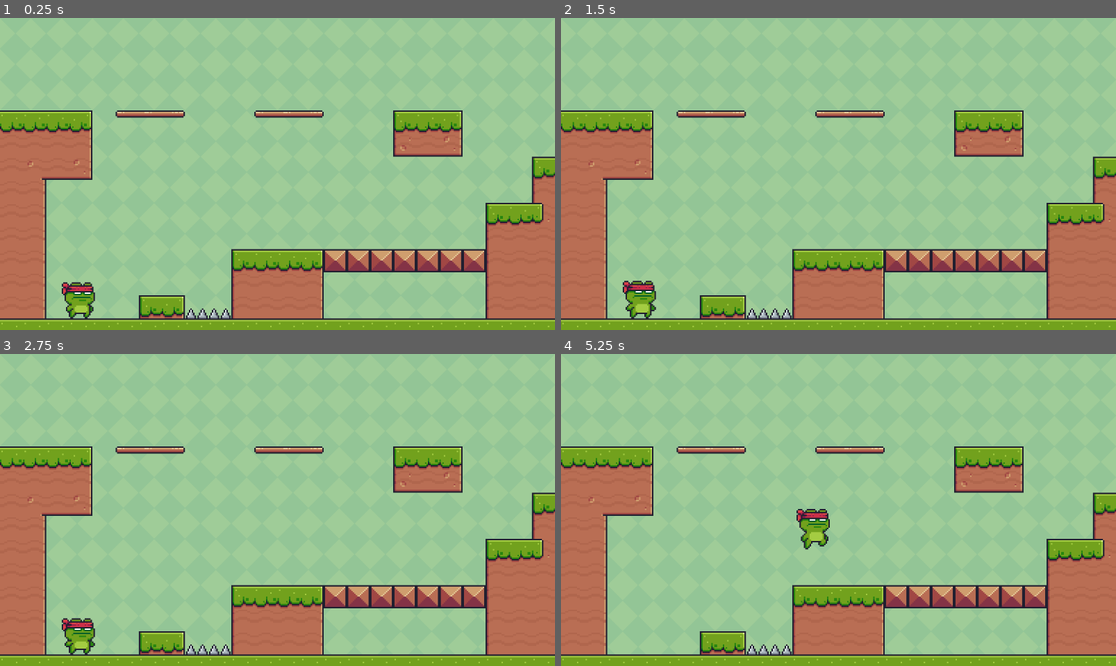
Above: before the commit, frames 1-4 (two rows, left to right).
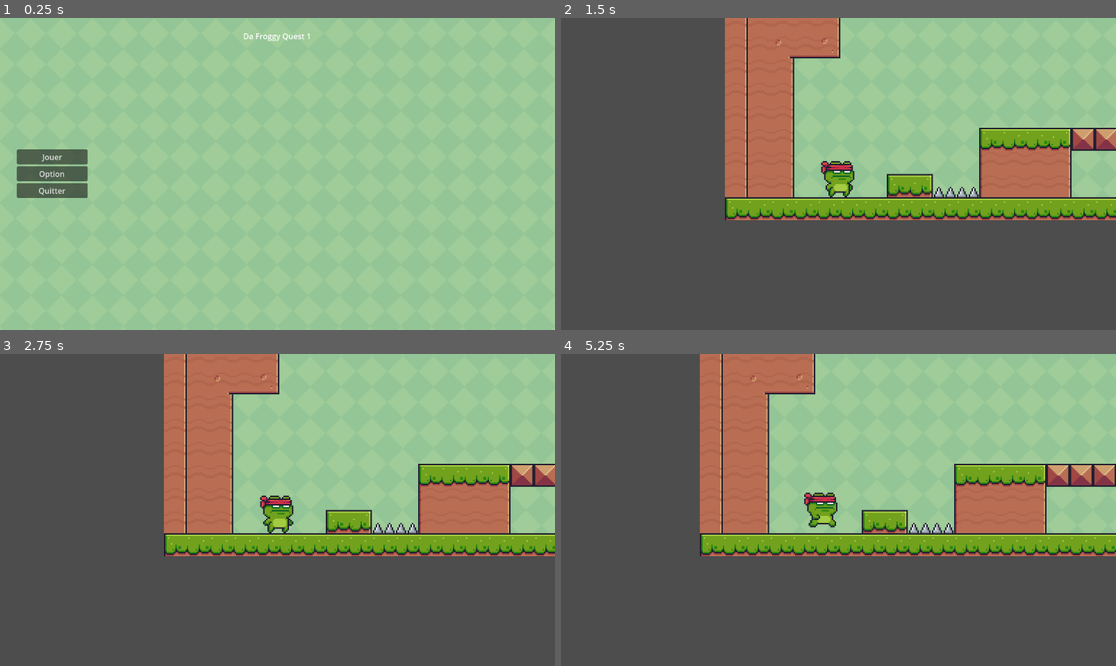
Above: after the commit, the same moments.

Repository: CatChow0/GoDot-2D-Platformer
Game: Godot game, scene res://MainMenu.tscn
Same seed, same stepped clock (60 frames per second), same inputs: the game is played once before the commit and once after it. Before the commit the project starts from res://main.tscn.
Inputs (mouse positions are in pixels of both pictures, inside the frame that each line leads up to):
- Up to frame 1 (0.25 s): no input
- Up to frame 2 (1.5 s): click (610, 174) at 0.5 s, where only the run after the commit has a clickable "Option"; click (610, 158) at 1.25 s, where only the run after the commit has a clickable "Jouer"
- Up to frame 3 (2.75 s): click (238, 372) at 2 s, where only the run after the commit has a clickable "Jouer"
- Up to frame 4 (5.25 s): tap Enter (ui_accept) at 2.75, 2.85, 3.8, 4.35, 5.1 s; hold Right (ui_right) 2.78-4.28 s; tap Space (ui_jump, bound only after the commit) at 3.02, 3.05, 3.32, 3.6, 3.77, 4.07, 4.55 s; hold Left (ui_left) 4.28-5.03 s; hold Right (ui_right) from 5.03 s (still down)

The runs differ from the first frame. In frame 1, 27% of the frame differs, in the area x 0-100%, y 4-100%; in frame 2, 75%; in frame 3, 75%, in the area x 0-100%, y 0-100%; in frame 4, 72%.

Commit message:
N°6 - Level 1 + Main Menu
[NEW] :

-Player die
-Player respawn at spawn
-Player has a camera
-Main menu (Only button play work)

[BUG] :

- Main menu title don't disapear in game

Diff:
--- /dev/null
+++ b/MainMenu.tscn
@@ -0,0 +1,57 @@
+[gd_scene load_steps=3 format=3 uid="uid://bl2tsmj1ndii8"]
+
+[ext_resource type="Texture2D" uid="uid://lxbmsrgtqe3y" path="res://Green.png" id="1_fmvvd"]
+[ext_resource type="Script" path="res://scenes/ButtonPlay.gd" id="2_xhhf5"]
+
+[node name="MainMenu" type="Node"]
+
+[node name="TextureRect2" type="TextureRect" parent="."]
+texture_filter = 1
+anchors_preset = 15
+anchor_right = 1.0
+anchor_bottom = 1.0
+grow_horizontal = 2
+grow_vertical = 2
+texture = ExtResource("1_fmvvd")
+stretch_mode = 1
+
+[node name="VBoxContainer" type="VBoxContainer" parent="."]
+anchors_preset = 9
+anchor_bottom = 1.0
+offset_left = 35.0
+offset_right = 182.0
+grow_vertical = 2
+alignment = 1
+
+[node name="ButtonPlay" type="Button" parent="VBoxContainer"]
+layout_mode = 2
+text = "Jouer"
+script = ExtResource("2_xhhf5")
+
+[node name="ButtonSettings" type="Button" parent="VBoxContainer"]
+layout_mode = 2
+text = "Option"
+
+[node name="ButtonExit" type="Button" parent="VBoxContainer"]
+layout_mode = 2
+text = "Quitter"
+
+[node name="HBoxContainer" type="HBoxContainer" parent="."]
+anchors_preset = 5
+anchor_left = 0.5
+anchor_right = 0.5
+offset_left = -103.0
+offset_top = 26.0
+offset_right = 103.0
+offset_bottom = 56.0
+grow_horizontal = 2
+alignment = 1
+
+[node name="RichTextLabel" type="RichTextLabel" parent="HBoxContainer"]
+layout_mode = 2
+text = "Da Froggy Quest 1"
+fit_content = true
+scroll_active = false
+autowrap_mode = 0
+
+[connection signal="pressed" from="VBoxContainer/ButtonPlay" to="VBoxContainer/ButtonPlay" method="_on_pressed"]
--- a/project.godot
+++ b/project.godot
@@ -11,13 +11,28 @@
 [application]
 
 config/name="test"
-run/main_scene="res://main.tscn"
+run/main_scene="res://MainMenu.tscn"
 config/features=PackedStringArray("4.1", "Mobile")
 config/icon="res://icon.svg"
 
 [dotnet]
 
 project/assembly_name="test"
+
+[input]
+
+ui_accept={
+"deadzone": 0.5,
+"events": [Object(InputEventKey,"resource_local_to_scene":false,"resource_name":"","device":0,"window_id":0,"alt_pressed":false,"shift_pressed":false,"ctrl_pressed":false,"meta_pressed":false,"pressed":false,"keycode":4194309,"physical_keycode":0,"key_label":0,"unicode":0,"echo":false,"script":null)
+, Object(InputEventKey,"resource_local_to_scene":false,"resource_name":"","device":0,"window_id":0,"alt_pressed":false,"shift_pressed":false,"ctrl_pressed":false,"meta_pressed":false,"pressed":false,"keycode":4194310,"physical_keycode":0,"key_label":0,"unicode":0,"echo":false,"script":null)
+]
+}
+ui_jump={
+"deadzone": 0.5,
+"events": [Object(InputEventKey,"resource_local_to_scene":false,"resource_name":"","device":-1,"window_id":0,"alt_pressed":false,"shift_pressed":false,"ctrl_pressed":false,"meta_pressed":false,"pressed":false,"keycode":32,"physical_keycode":0,"key_label":0,"unicode":32,"echo":false,"script":null)
+, Object(InputEventKey,"resource_local_to_scene":false,"resource_name":"","device":-1,"window_id":0,"alt_pressed":false,"shift_pressed":false,"ctrl_pressed":false,"meta_pressed":false,"pressed":false,"keycode":4194320,"physical_keycode":0,"key_label":0,"unicode":0,"echo":false,"script":null)
+]
+}
 
 [physics]
 
--- /dev/null
+++ b/scenes/Button.gd
@@ -0,0 +1,11 @@
+extends Button
+
+
+# Called when the node enters the scene tree for the first time.
+func _ready():
+	pass # Replace with function body.
+
+
+# Called every frame. 'delta' is the elapsed time since the previous frame.
+func _process(delta):
+	pass
--- /dev/null
+++ b/scenes/ButtonPlay.gd
@@ -0,0 +1,7 @@
+extends Button
+
+var scene = preload("res://scenes/main.tscn")
+var instance = scene.instantiate()
+
+func _on_pressed():
+	add_child(instance)
--- a/main.tscn
+++ b/scenes/main.tscn
@@ -480,10 +480,10 @@
 format = 2
 layer_0/tile_data = PackedInt32Array(917503, 393216, 0, 851992, 524288, 0, 851968, 458752, 0, 851969, 458752, 0, 851970 …(2801 unchanged characters)…
 
-[node name="player" parent="." instance=ExtResource("3_qqfkp")]
+[node name="player" parent="." instance=ExtResource("3_q7c6n")]
 z_index = 10
-position = Vector2(164, 575)
+position = Vector2(188, 576)
 scale = Vector2(3, 3)
 
-[node name="Spikes" parent="." instance=ExtResource("4_r3yyb")]
+[node name="Spikes" parent="." instance=ExtResource("4_uj08u")]
 position = Vector2(410, 600)
--- a/scenes/main_character.gd
+++ b/scenes/main_character.gd
@@ -4,19 +4,19 @@
 const SPEED = 400.0
 const JUMP_VELOCITY = -700.0
 @onready var animated_sprite_2d = $AnimatedSprite2D
-const max_life = 3
-
 
 # Get the gravity from the project settings to be synced with RigidBody nodes.
 var gravity = ProjectSettings.get_setting("physics/2d/default_gravity")
 
-#current life
-var life = max_life
+var spawn_position = Vector2(0,0)
+
+func _ready():
+	spawn_position = global_position
 
 func _physics_process(delta):
 	if (velocity.x > 1 || velocity.x < -1):
 		animated_sprite_2d.animation = "running"
-	else :
+	else:
 		animated_sprite_2d.animation = "default"
 
 	# Add the gravity.
@@ -25,7 +25,7 @@
 		animated_sprite_2d.animation = "jumping"
 
 	# Handle Jump.
-	if Input.is_action_just_pressed("ui_accept") and is_on_floor():
+	if Input.is_action_just_pressed("ui_jump") and is_on_floor():
 		velocity.y = JUMP_VELOCITY
 
 	# Get the input direction and handle the movement/deceleration.
@@ -41,10 +41,6 @@
 	var isLeft = velocity.x < 0
 	animated_sprite_2d.flip_h = isLeft
 
-
-func hurt() -> void:
-	if life > 1:
-		life -= 1
-		animated_sprite_2d.play("hurt")
-	else :
-		animated_sprite_2d.play("running")
+#Respawn le player a chaque mort sans recharger la scene
+func hurt() :
+	global_position = spawn_position
--- a/scenes/main_character.tscn
+++ b/scenes/main_character.tscn
@@ -251,9 +251,13 @@
 [node name="AnimatedSprite2D" type="AnimatedSprite2D" parent="."]
 texture_filter = 1
 sprite_frames = SubResource("SpriteFrames_v5hjh")
-animation = &"hurt"
 autoplay = "default"
+frame_progress = 0.159032
 
 [node name="CollisionShape2D" type="CollisionShape2D" parent="."]
 position = Vector2(1, 4)
 shape = SubResource("RectangleShape2D_oeh25")
+
+[node name="Camera2D" type="Camera2D" parent="."]
+position_smoothing_speed = 20.0
+drag_horizontal_enabled = true
--- a/scenes/spikes.gd
+++ b/scenes/spikes.gd
@@ -2,5 +2,4 @@
 
 func _on_Spikes_body_entered(body):
 	if body is Player:
-		print(body.life)
 		body.hurt()
Not shown: 2 places in scenes/main.tscn that only renumber resources
